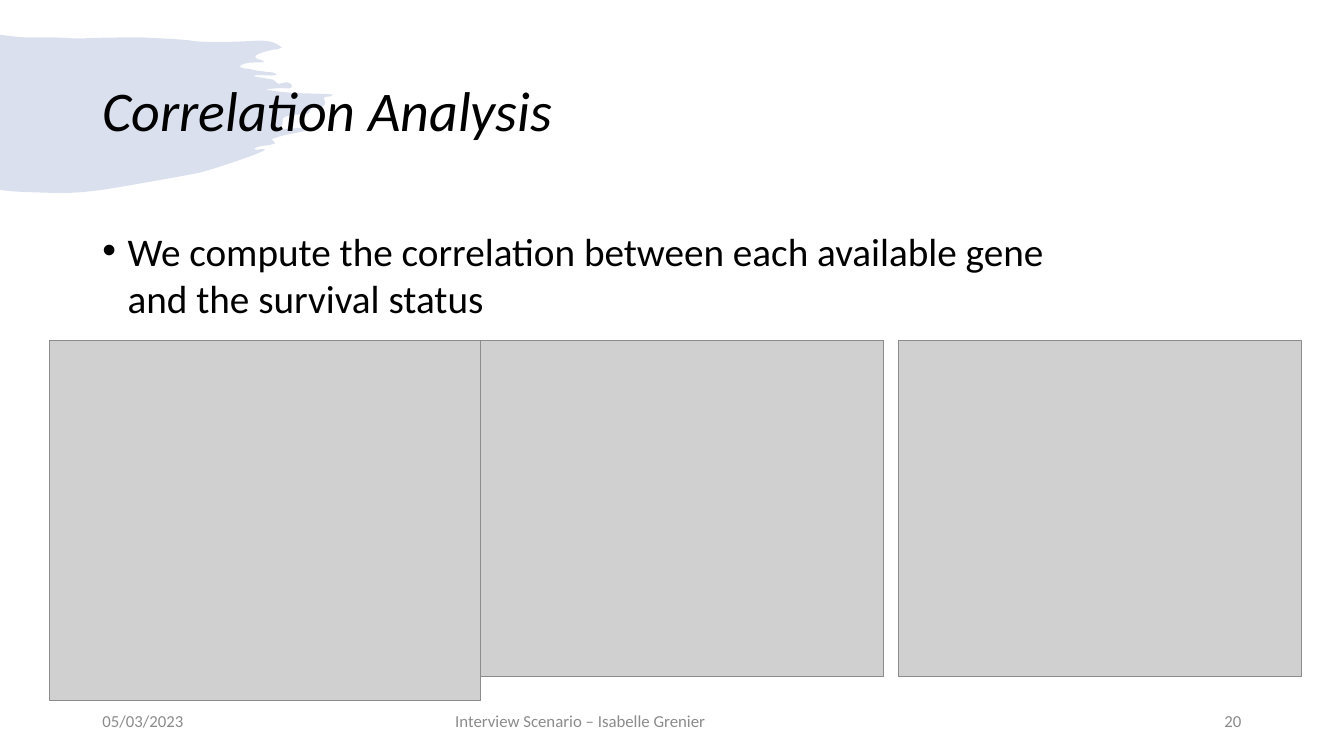
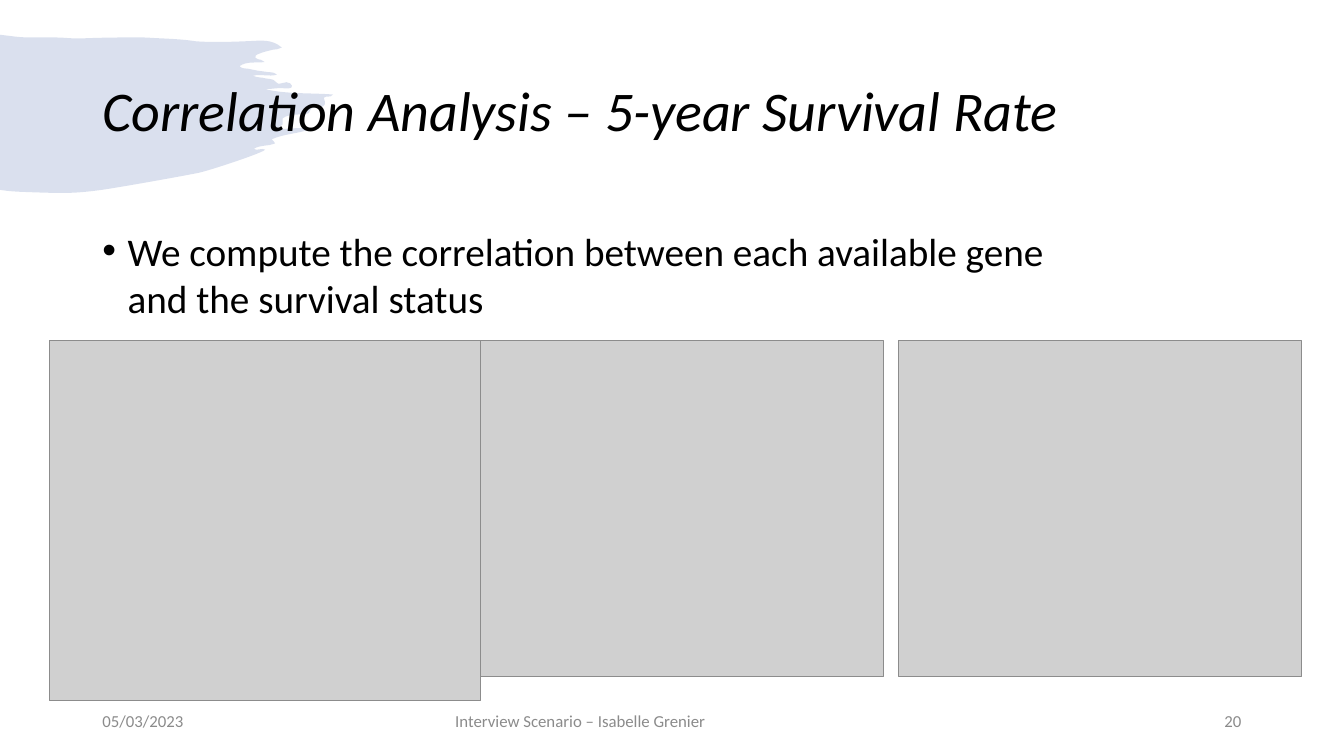
Before and after one commit to igrenier/TCGA_BRCA, a slide deck: slide 20 of presentation_05032023.pptx. Drawn at 1344x756 pixels with LibreOffice and Linux fonts; fonts in the diff are those of the drawing; grey boxes stand for pictures. Boxes give left, top, right and bottom in pixels: in the first picture for what was removed or moved away, otherwise in the second. Text is boxed around its words. In the diff, an @@ line names an element or a change of style, - is before the commit and + after.

```diff
--- a/presentation_05032023.pptx
+++ b/presentation_05032023.pptx
@@ title at <box>102,92,1057,140</box>: text changed @@
-Correlation Analysis
+Correlation Analysis – 5-year Survival Rate
```
Also in this commit, not shown: 2 other slides changed, 1 slide added.
